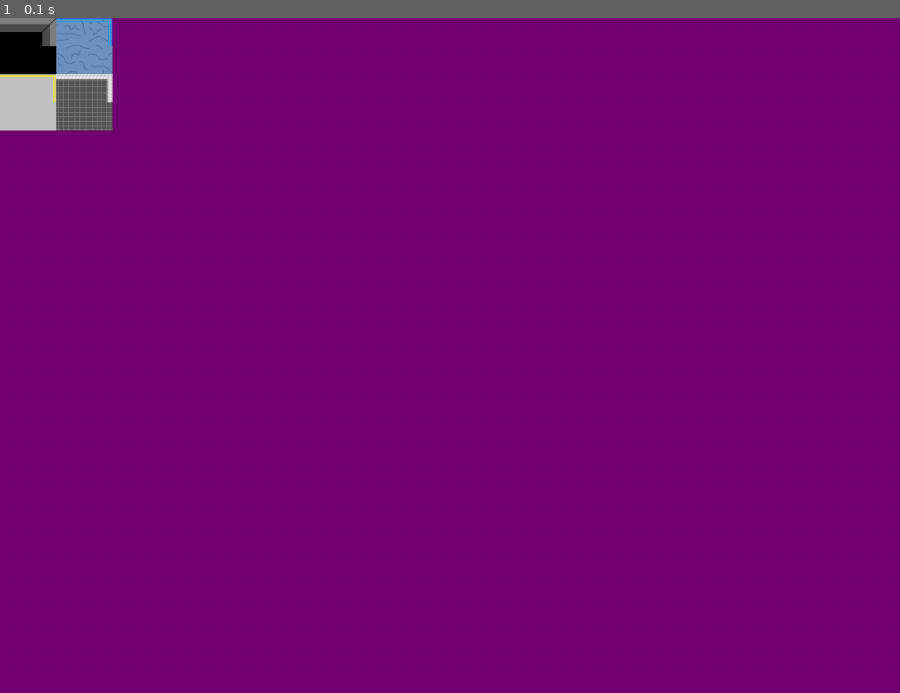
Above: before the commit, frame 1.
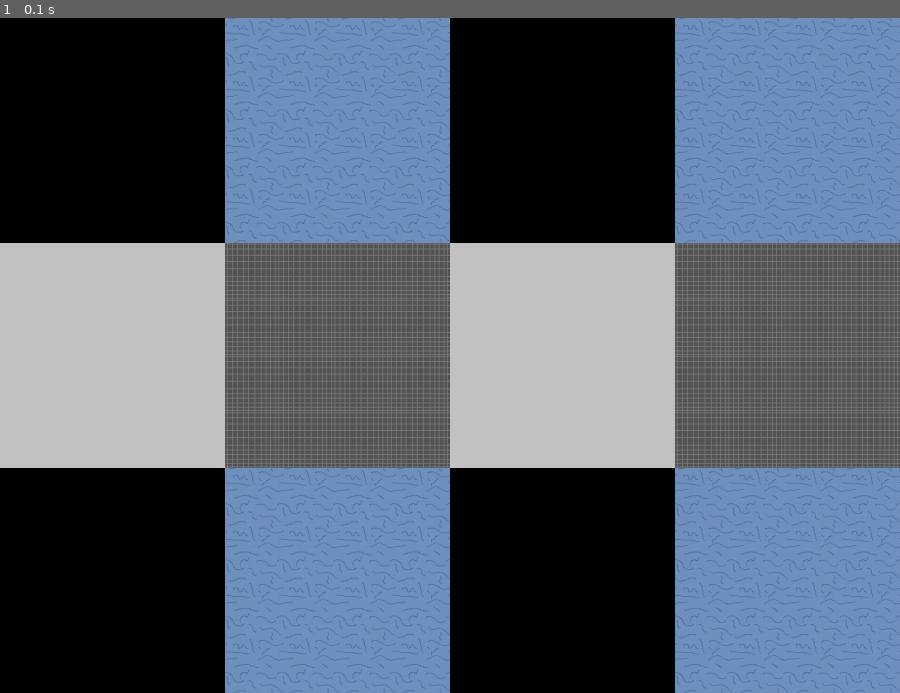
Above: after the commit, the same moment.

Repository: shadowfire-ew/pygame-experiments
Game: pygame game, started from grid_based_main.py
The game is run twice, just before and just after one commit, with the same random seed, the same clock (stepped at 60 frames per second) and the same inputs.
Inputs:
- Up to frame 1 (0.1 s): no input

The runs differ from the first frame. In frame 1, 100% of the frame differs, in the area x 0-100%, y 0-100%.

Commit message:
checking the tiling of the tiles

Diff:
--- a/grid_based_main.py
+++ b/grid_based_main.py
@@ -34,14 +34,11 @@
         # clear background
         screen.fill(bg)
         # update the background
-        for x, row in enumerate(tiles):
-            for y, tile in enumerate(row):
-                screen.blit(tile, (x*80, y*80))
-                # just doing this to test the images
-                # this will also put some space between them
-        for x,row in enumerate(borders):
-            for y, tile in enumerate(row):
-                screen.blit(tile, (x*40,y*80))
+        for x in range(width//80):
+            for y in range(height//80):
+                screen.blit(tiles[(x//4)%2][(y//4)%2],(x*80,y*80))
+        # the overlays
+
         # fore ground stuff
         # complete display
         pygame.display.flip()
